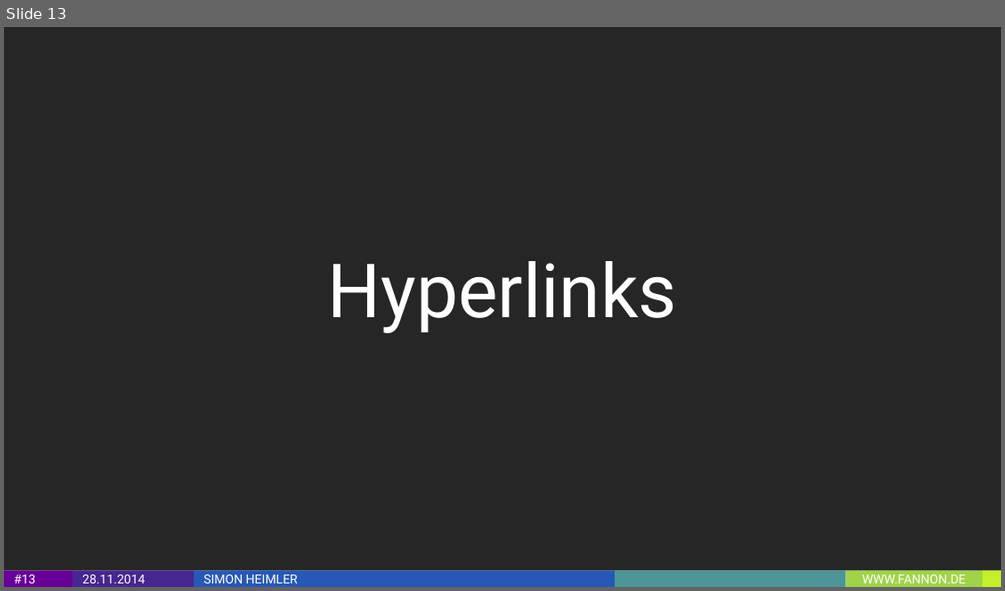
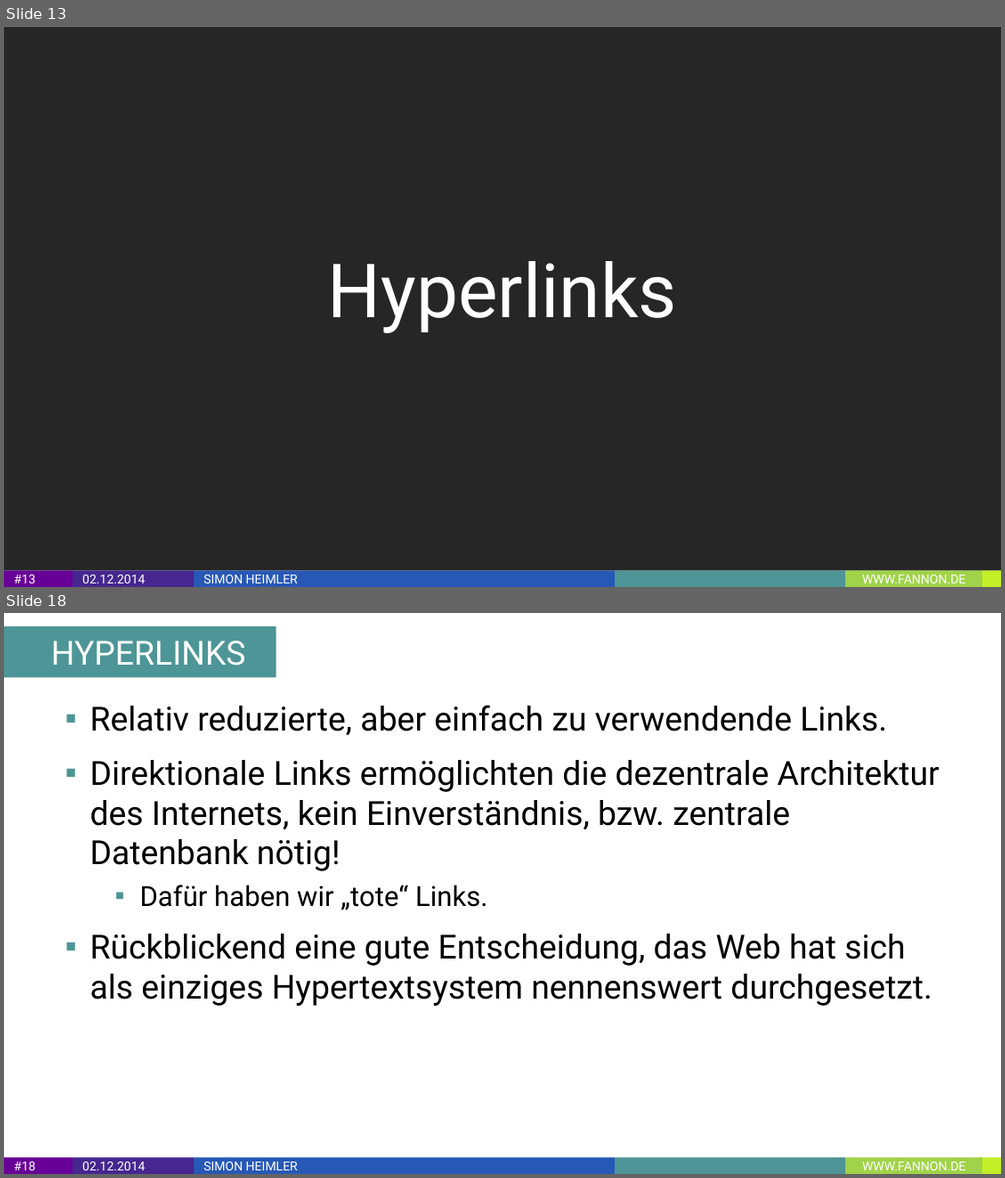
Before and after one commit to Fannon/SemanticWebParadigmen, a slide deck: Semantic Web Paradigmen PPT.pptx. Shown one above the other, each under a label of ours: slide 13 before the commit, slides 13 and 18 after it; the slides between them are not shown. The pictures are 1005x591 and 1005x1178 pixels, drawn with LibreOffice and Linux fonts; fonts in the diff are those of the drawing. Boxes give left, top, right and bottom in pixels: in the first picture for what was removed or moved away, otherwise in the second. Text is boxed around its words. In the diff, an @@ line names an element or a change of style, - is before the commit and + after.

```diff
--- a/Semantic Web Paradigmen PPT.pptx
+++ b/Semantic Web Paradigmen PPT.pptx
@@ slide 18 added at bbox=[4, 613, 1001, 1174], background #FFFFFF; not listed: 6 template elements that a slide beside it also shows @@
@@ rectangle added at bbox=[4, 627, 276, 678], fill #4D9596, 24 pt, text #FFFFFF @@
+HYPERLINKS
@@ text added at bbox=[90, 705, 939, 1005], 24 pt, text #000000 @@
+▪ Relativ reduzierte, aber einfach zu verwendende Links.
+▪ Direktionale Links ermöglichten die dezentrale Architektur des Internets, kein Einverständnis, bzw. zentrale Datenbank nötig!
+  ▪ Dafür haben wir „tote“ Links.
+▪ Rückblickend eine gute Entscheidung, das Web hat sich als einziges Hypertextsystem nennenswert durchgesetzt.
@@ slide 13 changed as well @@
@@ text in rectangle at bbox=[82, 574, 145, 583]: text changed @@
-28.11.2014
+02.12.2014
```
Also in this commit, not shown: 18 other slides changed, 26 other slides added, 11 slides removed, 4 other files.
